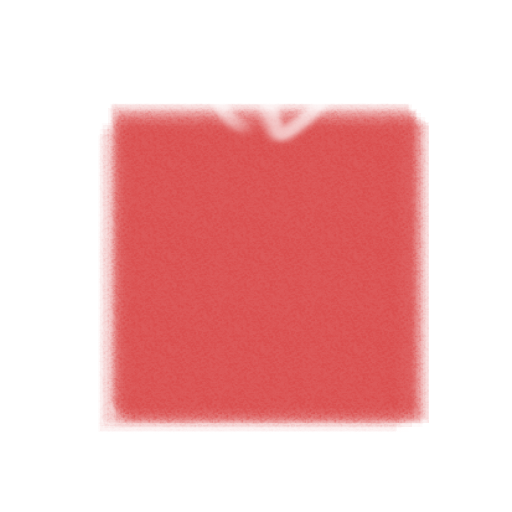
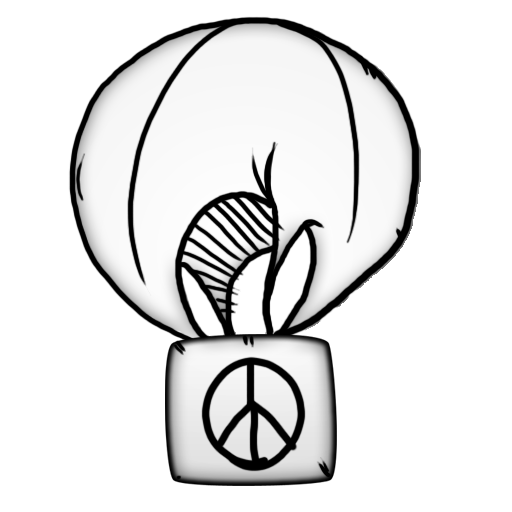
The second (512, 512) image is a revision of the first. Changes to its layers:
added layer "Layer 4" above "Layer 5" over <box>201,356,306,472</box>
added layer "Layer 5" above "Layer 3" over <box>127,17,360,296</box>
added layer "Layer 3" above "Layer 1" over <box>68,16,421,486</box>
hid "Layer 1", opacity 100% → 47%, moved it above "Layer 0", painted on it over <box>74,16,429,434</box>
renamed "Layer 2" to "Layer 0", hid it, painted on it over <box>98,26,429,434</box>
